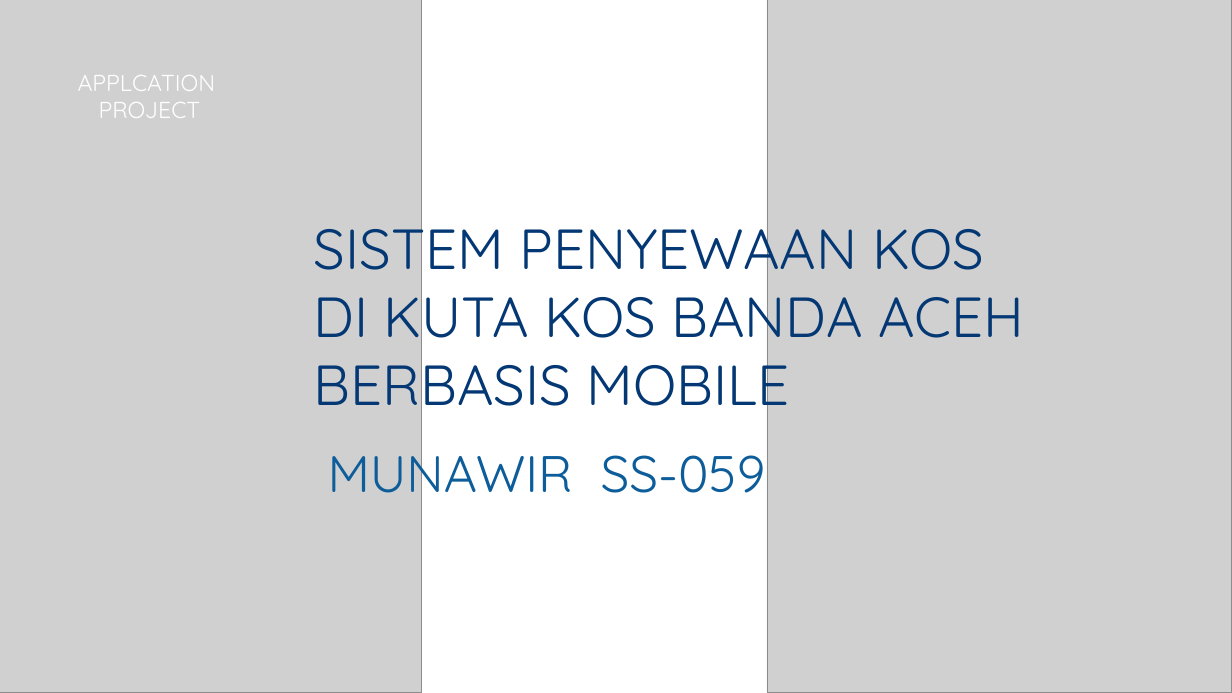
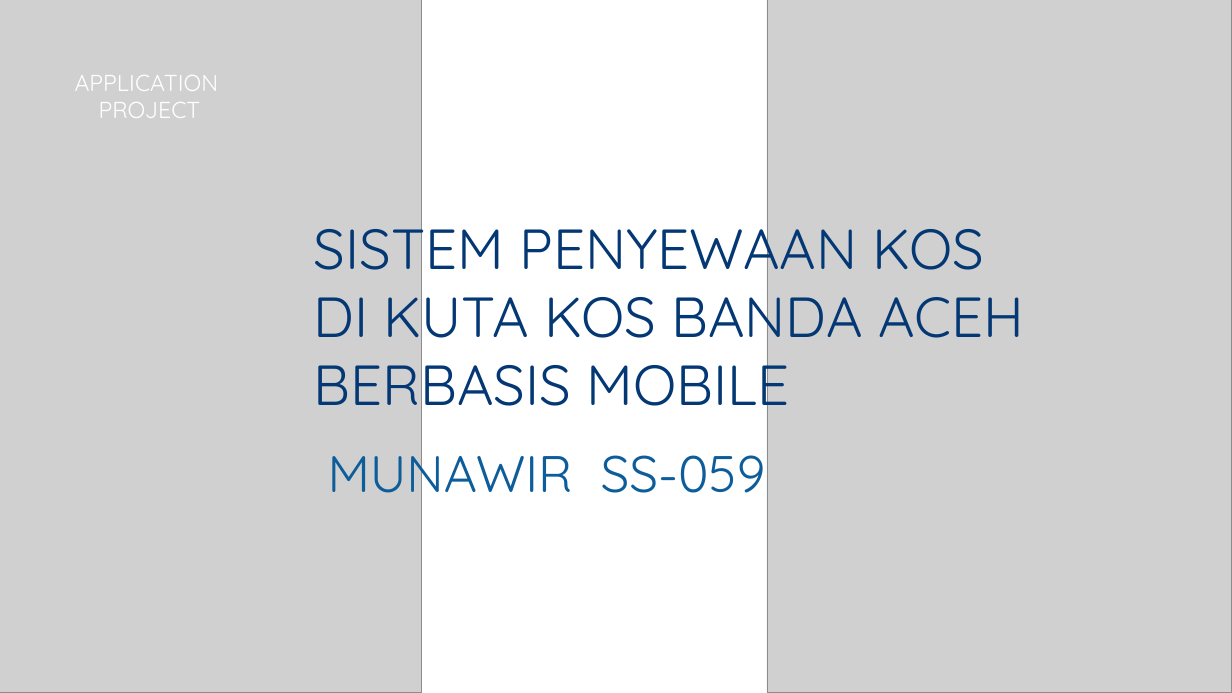
Before and after one commit to Munawir712/kuliah-aplication-project, a slide deck: slide 1 of ApplicationProjectSilde.pptx. Drawn at 1232x693 pixels with LibreOffice and Linux fonts; fonts in the diff are those of the drawing; grey boxes stand for pictures; background and template pictures are left out. Boxes give left, top, right and bottom in pixels: in the first picture for what was removed or moved away, otherwise in the second. Text is boxed around its words. In the diff, an @@ line names an element or a change of style, - is before the commit and + after.

```diff
--- a/ApplicationProjectSilde.pptx
+++ b/ApplicationProjectSilde.pptx
@@ text at [75,75,219,91]: text changed @@
-APPLCATION
+APPLICATION
```
Also in this commit, not shown: 2 other slides changed, 3 other files.
